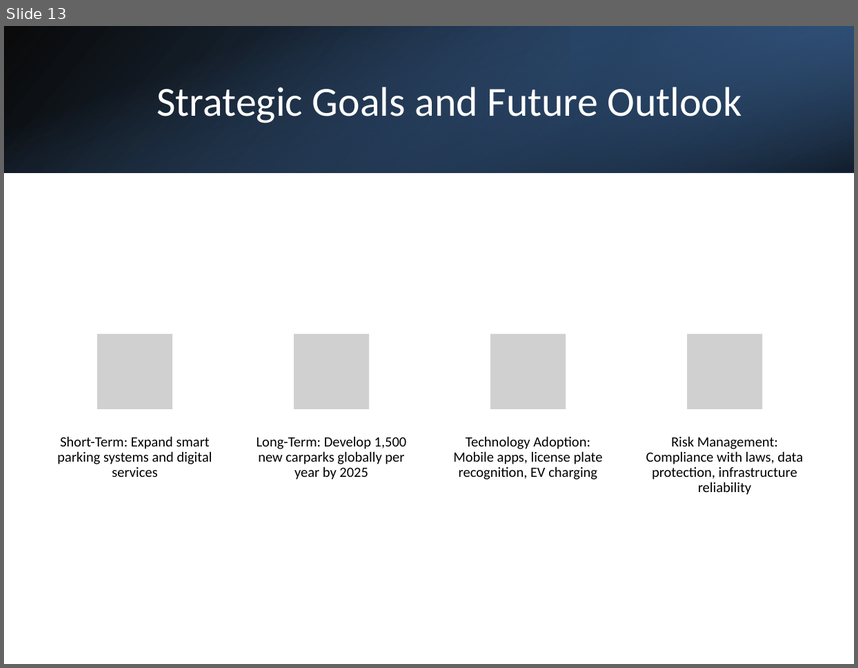
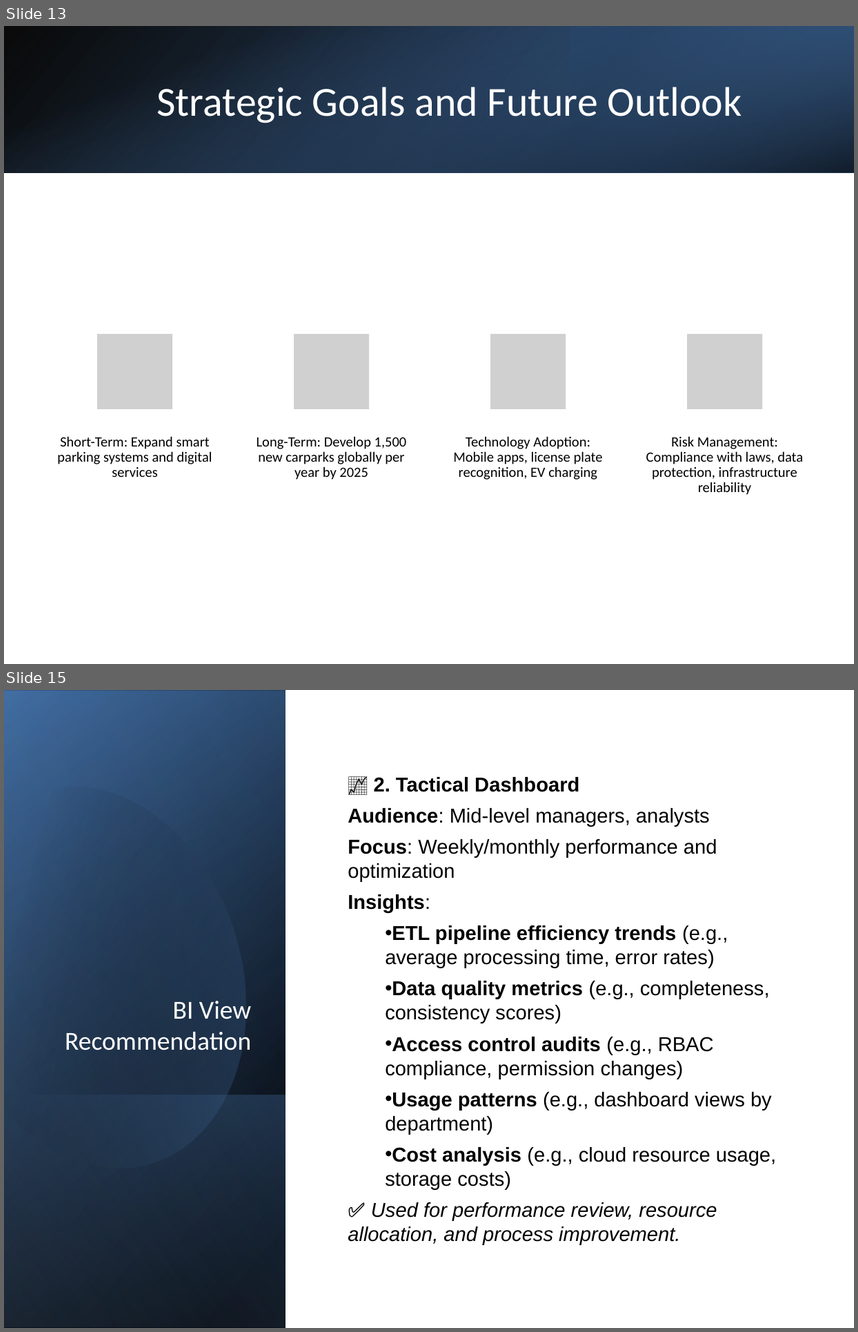
Before and after one commit to tello911/Learning, a slide deck: Company Research/TIMES24/TIMES24_Company_Fundamentals_Presentation.pptx. Shown one above the other, each under a label of ours: slide 13 before the commit, slides 13 and 15 after it; the slides between them are not shown. The pictures are 858x668 and 858x1332 pixels, drawn with LibreOffice and Linux fonts; fonts in the diff are those of the drawing; grey boxes stand for pictures. Boxes give left, top, right and bottom in pixels: in the first picture for what was removed or moved away, otherwise in the second. Text is boxed around its words. In the diff, an @@ line names an element or a change of style, - is before the commit and + after.

```diff
--- a/Company Research/TIMES24/TIMES24_Company_Fundamentals_Presentation.pptx
+++ b/Company Research/TIMES24/TIMES24_Company_Fundamentals_Presentation.pptx
@@ slide 15 added at [4, 690, 854, 1328], background #FFFFFF @@
@@ rectangle added at [4, 690, 854, 1328], fill #FFFFFF @@
@@ rectangle added at [5, 690, 286, 1327], fill gradient #000000 to #376092 @@
@@ rectangle added at [5, 691, 286, 1328], fill gradient #000000 to #4F81BD @@
@@ rectangle added at [5, 690, 286, 1326], fill gradient #000000 to #95B3D7 @@
@@ freeform shape added at [4, 750, 290, 1199], fill gradient #000000 to #4F81BD @@
@@ text added at [348, 777, 776, 1244], 17 pt, text #000000 @@
+📈 2. Tactical Dashboard
+Audience: Mid-level managers, analysts
+Focus: Weekly/monthly performance and optimization
+Insights:
+  • ETL pipeline efficiency trends (e.g., average processing time, error rates)
+  • Data quality metrics (e.g., completeness, consistency scores)
+  • Access control audits (e.g., RBAC compliance, permission changes)
+  • Usage patterns (e.g., dashboard views by department)
+  • Cost analysis (e.g., cloud resource usage, storage costs)
+✅ Used for performance review, resource allocation, and process improvement.
@@ title added at [65, 1000, 251, 1050], 22 pt, text #FFFFFF @@
+BI View Recommendation
@@ rectangle added at [5, 1095, 286, 1328], fill gradient #4F81BD to #000000 @@
```
Also in this commit, not shown: 2 other slides added, 1 other file.
